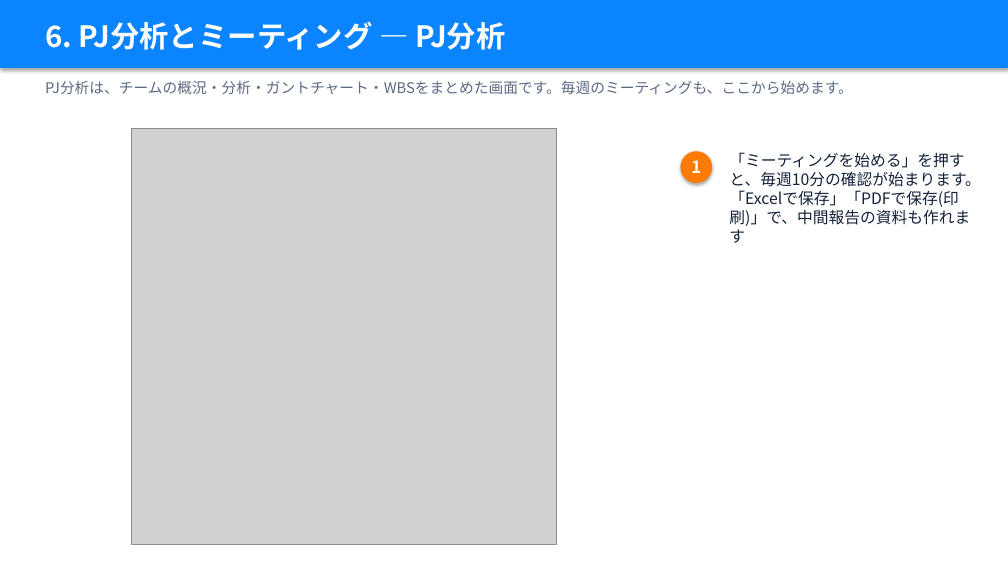
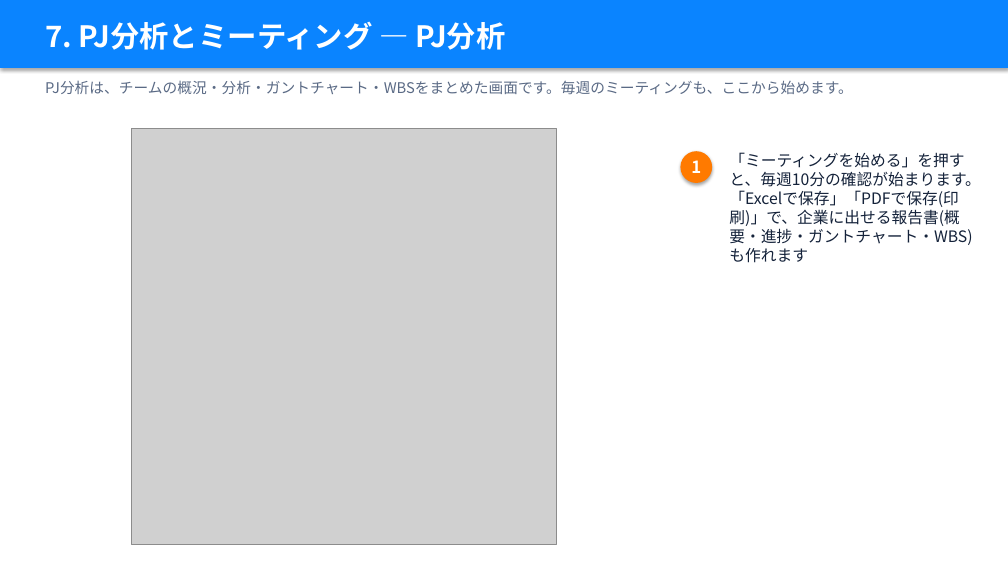
Before and after one commit to takky416-byte/sotsuken_pj_management, a slide deck: slide 23 of docs/manual/卒研PJ管理_説明資料_学生編.pptx (slide 18 before the commit). Drawn at 1008x567 pixels with LibreOffice and Linux fonts; fonts in the diff are those of the drawing; grey boxes stand for pictures. Boxes give left, top, right and bottom in pixels: in the first picture for what was removed or moved away, otherwise in the second. Text is boxed around its words. In the diff, an @@ line names an element or a change of style, - is before the commit and + after.

```diff
--- a/docs/manual/卒研PJ管理_説明資料_学生編.pptx
+++ b/docs/manual/卒研PJ管理_説明資料_学生編.pptx
@@ text at <box>45,21,505,50</box>: text changed @@
-6. PJ分析とミーティング — PJ分析
+7. PJ分析とミーティング — PJ分析
@@ text at <box>729,152,981,263</box>: text changed @@
-「ミーティングを始める」を押すと、毎週10分の確認が始まります。「Excelで保存」「PDFで保存(印刷)」で、中間報告の資料も作れます
+「ミーティングを始める」を押すと、毎週10分の確認が始まります。「Excelで保存」「PDFで保存(印刷)」で、企業に出せる報告書(概要・進捗・ガントチャート・WBS)も作れます
```
Also in this commit, not shown: 19 other slides changed, 7 slides added, 9 other files.
